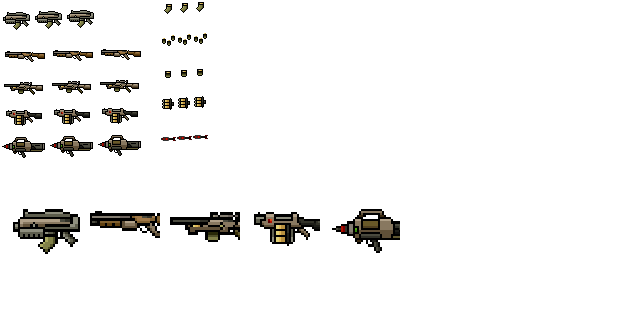
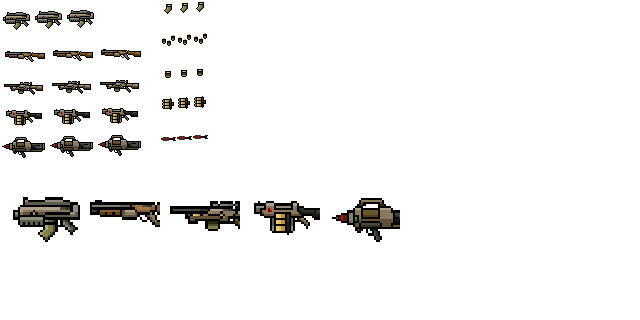
Revision of a layered 640×320 image; what changed, layer by layer:
painted on "temp" over [13, 197, 400, 254]
